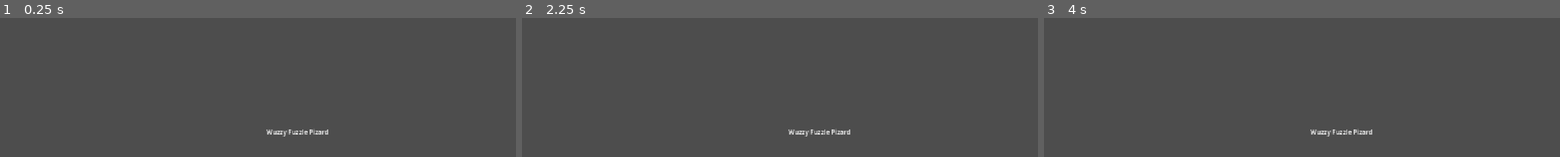
Above: before the commit, frames 1-3 (left to right).
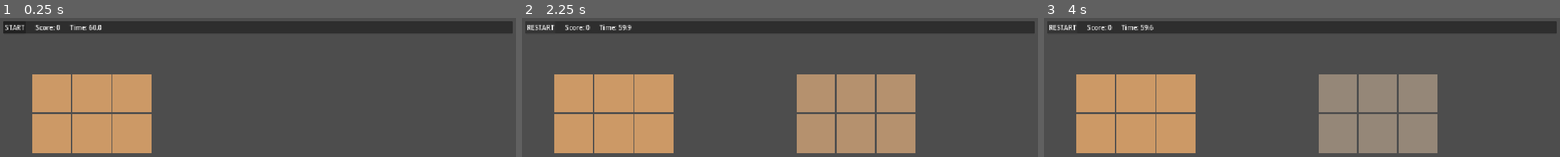
Above: after the commit, the same moments.

Repository: GlenRSmith/WuzzyFuzzlePizard
Game: Godot game, scene res://scenes/main.tscn
Two runs of this game, one before a commit and one after it. Both use one fixed random seed, a clock stepped at 60 frames per second and the inputs below.
Inputs (mouse positions are in pixels of both pictures, inside the frame that each line leads up to):
- Up to frame 1 (0.25 s): no input
- Up to frame 2 (2.25 s): click (537, 27) at 0.5 s, where only the run after the commit has a clickable "START"; click (542, 27) at 1.25 s, where only the run after the commit has a clickable "RESTART"; click (537, 27) at 2 s, where only the run after the commit has a clickable "START"
- Up to frame 3 (4 s): click (1064, 27) at 2.75 s, where only the run after the commit has a clickable "RESTART"; click (1059, 27) at 3.5 s, where only the run after the commit has a clickable "START"

The runs differ from the first frame. In frame 1, 21% of the frame differs, in the area x 0-100%, y 2-98%; in frame 2, 33%, in the area x 1-100%, y 2-98%; in frame 3, 33%.

Commit message:
More stuff

Diff:
--- a/game/project.godot
+++ b/game/project.godot
@@ -15,6 +15,10 @@
 config/features=PackedStringArray("4.6", "Forward Plus")
 config/icon="res://icon.svg"
 
+[autoload]
+
+GameState="*uid://bbbnltl02b2mv"
+
 [display]
 
 window/size/viewport_width=1280
--- /dev/null
+++ b/game/puzzles/wizard.tres
@@ -0,0 +1,10 @@
+[gd_resource type="Resource" script_class="Puzzle" load_steps=2 format=3]
+
+[ext_resource type="Script" path="res://scripts/puzzle.gd" id="1_pscript"]
+
+[resource]
+script = ExtResource("1_pscript")
+display_name = "Wizard (placeholder)"
+grid_columns = 3
+grid_rows = 2
+base_score_per_piece = 10
--- /dev/null
+++ b/game/scenes/main.gd
@@ -0,0 +1,148 @@
+extends Node2D
+
+const PuzzlePieceScene := preload("res://scenes/puzzle_piece.tscn")
+
+@export var puzzle: Puzzle
+@export var round_duration: float = 60.0
+@export var cell_size: Vector2 = Vector2(100, 100)
+@export var preview_origin: Vector2 = Vector2(80, 140)
+@export var solve_origin: Vector2 = Vector2(680, 140)
+
+var _start_button: Button
+var _score_label: Label
+var _time_label: Label
+var _timer: Timer
+var _time_left: float = 0.0
+var _running: bool = false
+var _pieces: Array[PuzzlePiece] = []
+var _preview_nodes: Array[ColorRect] = []
+
+
+func _ready() -> void:
+	_build_hud()
+	GameState.score_changed.connect(_on_score_changed)
+	GameState.score = 0
+	GameState.mode = GameState.Mode.EXAMINING
+	GameState.fuzz_level = 0.0
+	_set_time_remaining(round_duration)
+	_on_score_changed(GameState.score)
+	_build_preview()
+
+
+func _build_hud() -> void:
+	var layer := CanvasLayer.new()
+	layer.name = "HUD"
+	add_child(layer)
+
+	var panel := PanelContainer.new()
+	panel.anchor_right = 1.0
+	panel.offset_left = 8.0
+	panel.offset_top = 8.0
+	panel.offset_right = -8.0
+	panel.mouse_filter = Control.MOUSE_FILTER_PASS
+	layer.add_child(panel)
+
+	var hbox := HBoxContainer.new()
+	hbox.add_theme_constant_override("separation", 24)
+	panel.add_child(hbox)
+
+	_start_button = Button.new()
+	_start_button.text = "START"
+	_start_button.pressed.connect(_on_start_pressed)
+	hbox.add_child(_start_button)
+
+	_score_label = Label.new()
+	_score_label.text = "Score: 0"
+	hbox.add_child(_score_label)
+
+	_time_label = Label.new()
+	_time_label.text = "Time: %.1f" % round_duration
+	hbox.add_child(_time_label)
+
+	_timer = Timer.new()
+	_timer.one_shot = false
+	_timer.wait_time = 0.1
+	_timer.timeout.connect(_on_tick)
+	add_child(_timer)
+
+
+func _build_preview() -> void:
+	if puzzle == null:
+		return
+	for n in _preview_nodes:
+		n.queue_free()
+	_preview_nodes.clear()
+	for r in puzzle.grid_rows:
+		for c in puzzle.grid_columns:
+			var tile := ColorRect.new()
+			tile.size = cell_size - Vector2(4, 4)
+			tile.position = preview_origin + Vector2(c, r) * cell_size
+			tile.color = Color(0.8, 0.6, 0.4)
+			tile.mouse_filter = Control.MOUSE_FILTER_IGNORE
+			add_child(tile)
+			_preview_nodes.append(tile)
+
+
+func _spawn_pieces() -> void:
+	if puzzle == null:
+		return
+	for p in _pieces:
+		p.queue_free()
+	_pieces.clear()
+
+	var targets: Array[Vector2] = []
+	for r in puzzle.grid_rows:
+		for c in puzzle.grid_columns:
+			targets.append(solve_origin + Vector2(c, r) * cell_size)
+
+	var starts := targets.duplicate()
+	starts.shuffle()
+
+	for i in targets.size():
+		var p: PuzzlePiece = PuzzlePieceScene.instantiate()
+		add_child(p)
+		p.target_position = targets[i]
+		p.global_position = starts[i]
+		_pieces.append(p)
+
+
+func _on_start_pressed() -> void:
+	if _running:
+		get_tree().reload_current_scene()
+		return
+	_running = true
+	_start_button.text = "RESTART"
+	GameState.score = 0
+	_time_left = round_duration
+	_set_time_remaining(_time_left)
+	_spawn_pieces()
+	GameState.mode = GameState.Mode.FUZZY
+	var tw := create_tween()
+	tw.tween_property(GameState, "fuzz_level", 1.0, 0.6)
+	_timer.start()
+
+
+func _on_tick() -> void:
+	_time_left = max(0.0, _time_left - _timer.wait_time)
+	_set_time_remaining(_time_left)
+	if _time_left <= 0.0:
+		_end_round()
+
+
+func _end_round() -> void:
+	_running = false
+	_timer.stop()
+	GameState.mode = GameState.Mode.SOLVED
+	var tw := create_tween()
+	tw.tween_property(GameState, "fuzz_level", 0.0, 0.4)
+	_time_label.text = "Time's up!"
+
+
+func _on_score_changed(s: int) -> void:
+	if _score_label:
+		_score_label.text = "Score: %d" % s
+
+
+func _set_time_remaining(t: float) -> void:
+	if _time_label:
+		_time_label.text = "Time: %.1f" % t
--- a/game/scenes/main.tscn
+++ b/game/scenes/main.tscn
@@ -1,15 +1,8 @@
 [gd_scene format=3 uid="uid://c71lcq4pk8gub"]
 
-[sub_resource type="LabelSettings" id="LabelSettings_sgp6g"]
+[ext_resource type="Script" uid="uid://cf3ib28qxcv12" path="res://scenes/main.gd" id="1_0wfyh"]
+[ext_resource type="Resource" path="res://puzzles/wizard.tres" id="2_puz"]
 
-[node name="Node2D" type="Node2D" unique_id=158032593]
-
-[node name="Label" type="Label" parent="." unique_id=1260766910]
-offset_left = 470.0
-offset_top = 227.0
-offset_right = 1007.0
-offset_bottom = 342.0
-text = "Wuzzy Fuzzle Pizard"
-label_settings = SubResource("LabelSettings_sgp6g")
-horizontal_alignment = 1
-vertical_alignment = 1
+[node name="Main" type="Node2D" unique_id=2116452083]
+script = ExtResource("1_0wfyh")
+puzzle = ExtResource("2_puz")
--- a/game/scripts/puzzle_piece.gd
+++ b/game/scripts/puzzle_piece.gd
@@ -10,11 +10,26 @@
 var _dragging: bool = false
 var _drag_offset: Vector2 = Vector2.ZERO
 var _snapped: bool = false
+var _ghost: ColorRect
 
 
 func _ready() -> void:
+	_rect.mouse_filter = Control.MOUSE_FILTER_IGNORE
+	_spawn_ghost.call_deferred()
 	GameState.fuzz_level_changed.connect(_on_fuzz_changed)
 	_on_fuzz_changed(GameState.fuzz_level)
+
+
+func _spawn_ghost() -> void:
+	_ghost = ColorRect.new()
+	_ghost.name = "%s_ghost" % name
+	_ghost.size = _rect.size
+	var c := _rect.color
+	_ghost.color = Color(c.r, c.g, c.b, 0.25)
+	_ghost.mouse_filter = Control.MOUSE_FILTER_IGNORE
+	_ghost.position = target_position
+	_ghost.z_index = -1
+	get_parent().add_child(_ghost)
 
 
 func _on_fuzz_changed(level: float) -> void:
@@ -27,21 +42,25 @@
 		return
 
 	if event is InputEventMouseButton and event.button_index == MOUSE_BUTTON_LEFT:
-		var local := _rect.get_global_rect()
-		if event.pressed and local.has_point(event.position):
+		var mouse := get_global_mouse_position()
+		var hit_rect := Rect2(global_position, _rect.size)
+		if event.pressed and hit_rect.has_point(mouse):
 			_dragging = true
-			_drag_offset = global_position - event.position
+			_drag_offset = global_position - mouse
 			get_viewport().set_input_as_handled()
 		elif not event.pressed and _dragging:
 			_dragging = false
 			_try_snap()
 			get_viewport().set_input_as_handled()
 	elif event is InputEventMouseMotion and _dragging:
-		global_position = event.position + _drag_offset
+		global_position = get_global_mouse_position() + _drag_offset
 
 
 func _try_snap() -> void:
 	if global_position.distance_to(target_position) <= snap_radius:
 		global_position = target_position
 		_snapped = true
+		if _ghost:
+			_ghost.queue_free()
+			_ghost = null
 		GameState.award(1)
--- a/game/shaders/fuzz.gdshader
+++ b/game/shaders/fuzz.gdshader
@@ -3,7 +3,6 @@
 uniform float fuzz_amount : hint_range(0.0, 1.0) = 0.0;
 
 void fragment() {
-	vec4 base = texture(TEXTURE, UV);
 	vec3 gray = vec3(0.5);
-	COLOR = vec4(mix(base.rgb, gray, fuzz_amount), base.a);
+	COLOR.rgb = mix(COLOR.rgb, gray, fuzz_amount);
 }
Not shown, added: game/scenes/main.gd.uid
Not shown, changed: first_notes.md
Not shown, changed: godot_notes.md
